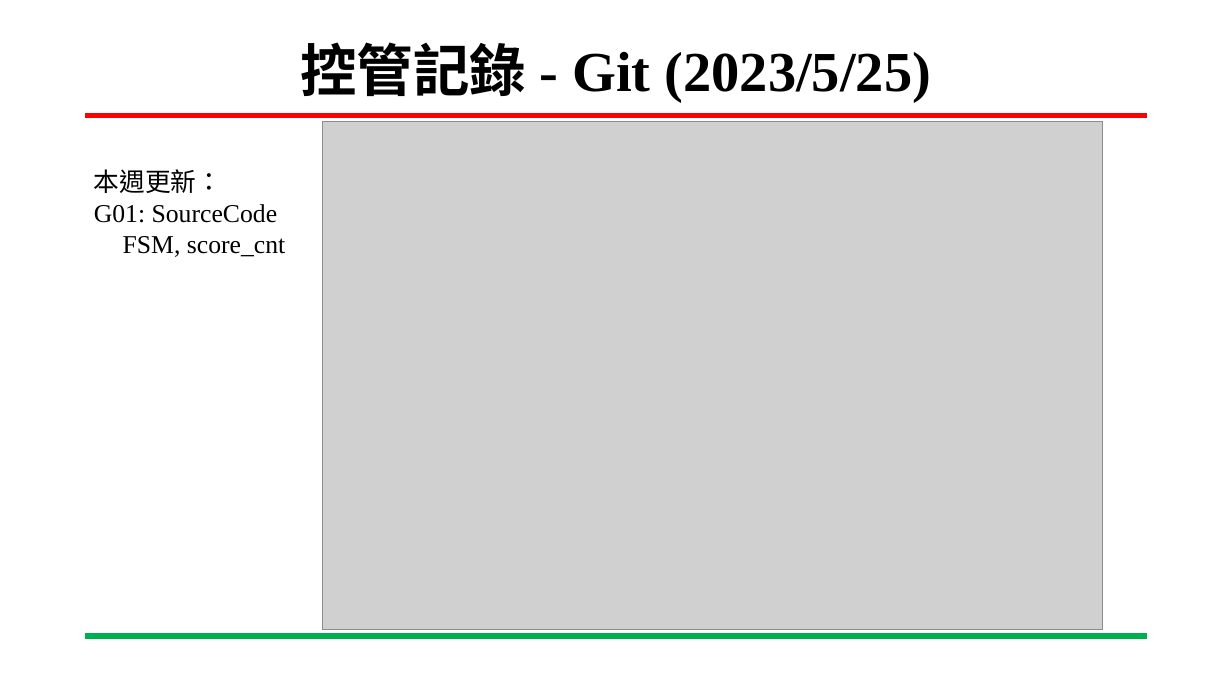
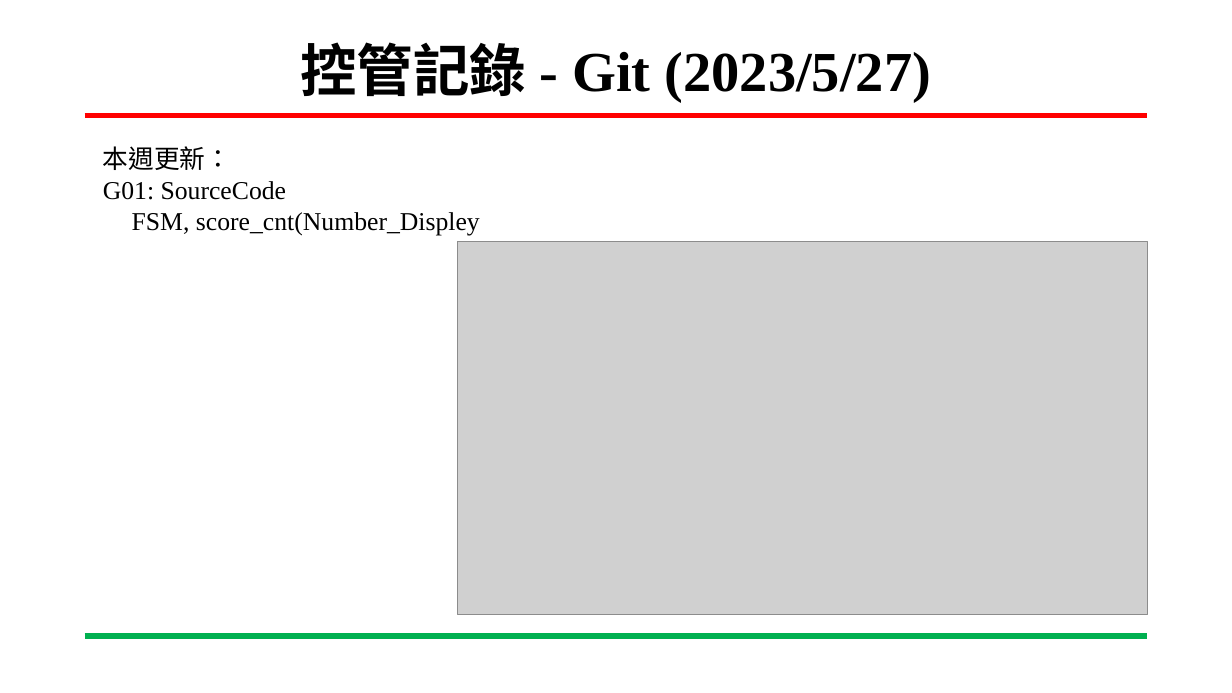
Before and after one commit to ing0331/FPGA, a slide deck: slide 4 of HW6_BRam_VGA/N06-Tutorial/專案進度報告-BRam_VGA-吳東穎-20230525.pptx (slide 3 before the commit). Drawn at 1232x693 pixels with LibreOffice and Linux fonts; fonts in the diff are those of the drawing; grey boxes stand for pictures; background and template pictures are left out. Boxes give left, top, right and bottom in pixels: in the first picture for what was removed or moved away, otherwise in the second. Text is boxed around its words. In the diff, an @@ line names an element or a change of style, - is before the commit and + after.

```diff
--- a/HW6_BRam_VGA/N06-Tutorial/專案進度報告-BRam_VGA-吳東穎-20230525.pptx
+++ b/HW6_BRam_VGA/N06-Tutorial/專案進度報告-BRam_VGA-吳東穎-20230525.pptx
@@ title at bbox=[300, 42, 931, 102]: text changed @@
-控管記錄 - Git (2023/5/25)
+控管記錄 - Git (2023/5/27)
@@ text "本週更新：": place and size @@
-text "本週更新：" at bbox=[94, 169, 285, 257]
+text "本週更新：" at bbox=[103, 146, 480, 236]
@@ text at bbox=[132, 212, 480, 236]: text changed @@
-  FSM, score_cnt
+  FSM, score_cnt(Number_Displey
@@ picture: place and size @@
-picture at bbox=[323, 121, 1103, 629]
+picture at bbox=[457, 241, 1147, 615]
```
Also in this commit, not shown: 2 other slides changed, 3 slides added, 8 other files.
